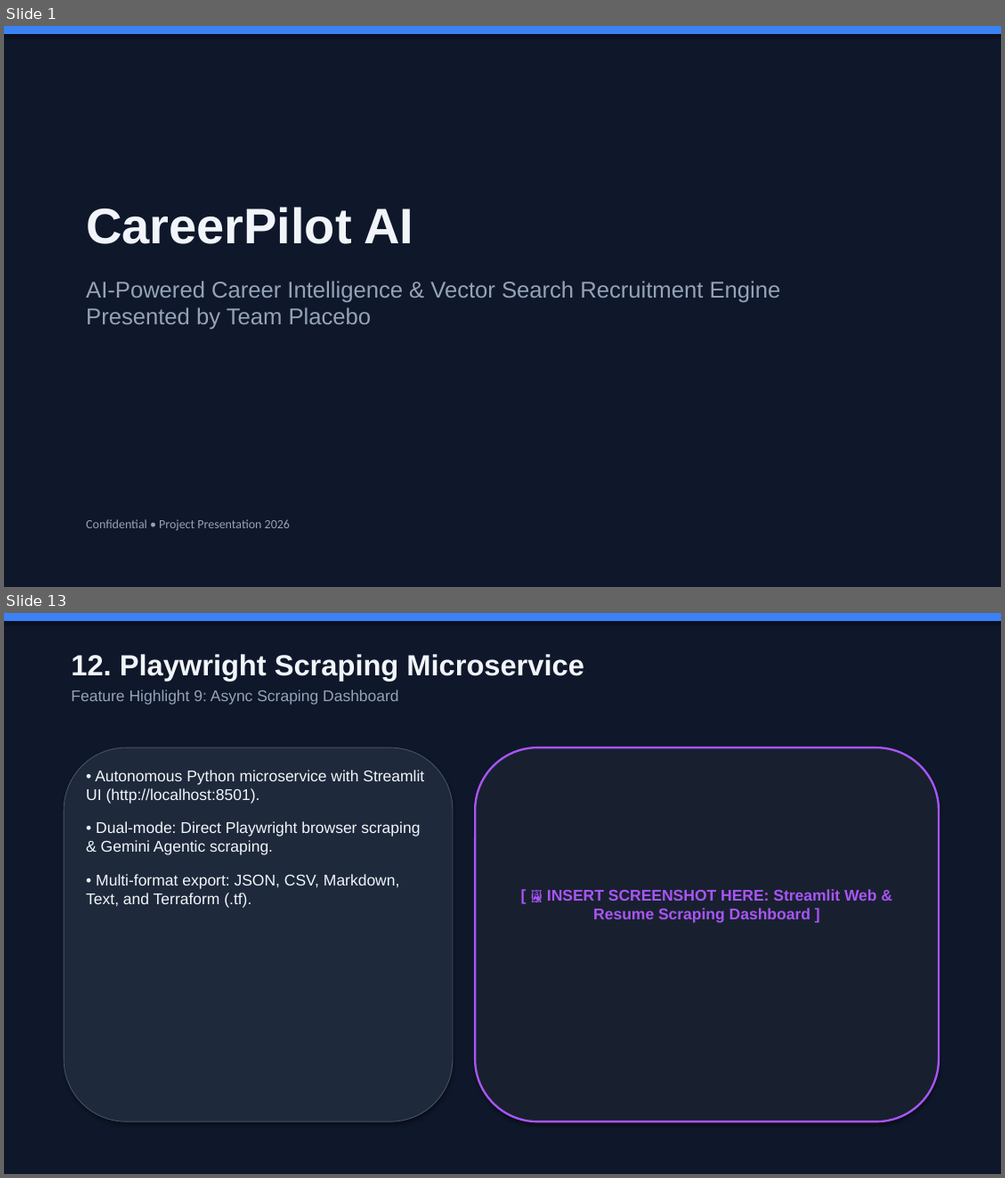
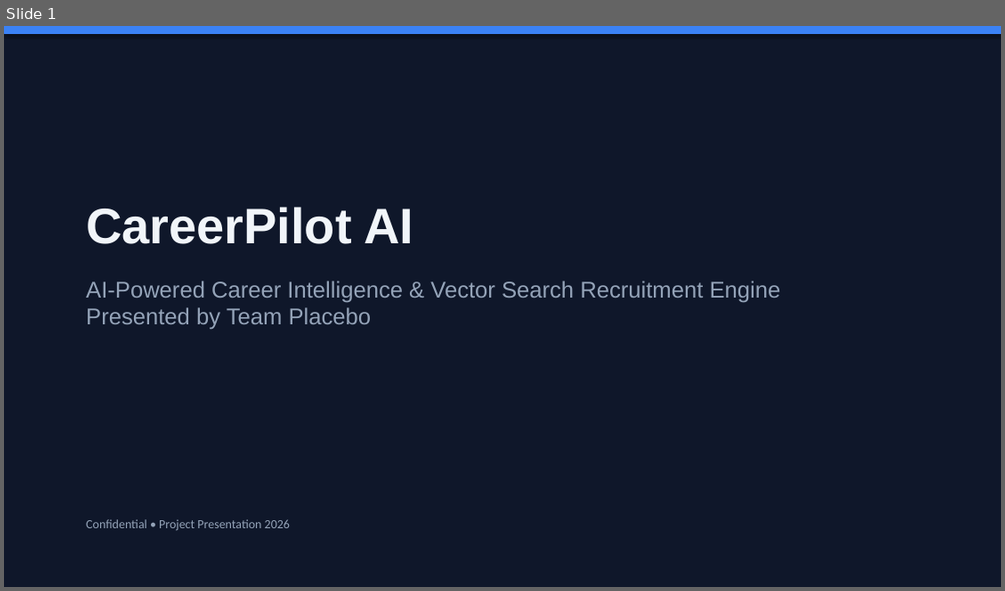
Before and after one commit to RudranshKadiveti/Team-Placebo, a slide deck: CareerPilot_AI_Presentation.pptx. Shown one above the other, each under a label of ours: slides 1 and 13 before the commit, slide 1 after it; the slides between them are not shown. The pictures are 1005x1178 and 1005x591 pixels, drawn with LibreOffice and Linux fonts; fonts in the diff are those of the drawing. Boxes give left, top, right and bottom in pixels: in the first picture for what was removed or moved away, otherwise in the second. Text is boxed around its words. In the diff, an @@ line names an element or a change of style, - is before the commit and + after.

```diff
--- a/CareerPilot_AI_Presentation.pptx
+++ b/CareerPilot_AI_Presentation.pptx
@@ slide 13 removed at <box>4,613,1001,1174</box>, background #FFFFFF @@
@@ rectangle removed at <box>4,613,1001,1174</box> @@
@@ rectangle removed at <box>4,613,1001,620</box> @@
@@ text removed at <box>71,654,584,705</box> @@
-12. Playwright Scraping Microservice
-Feature Highlight 9: Async Scraping Dashboard
@@ rounded rectangle removed at <box>64,747,453,1121</box> @@
@@ text removed at <box>86,770,424,908</box> @@
-• Autonomous Python microservice with Streamlit UI (http://localhost:8501).
-• Dual-mode: Direct Playwright browser scraping & Gemini Agentic scraping.
-• Multi-format export: JSON, CSV, Markdown, Text, and Terraform (.tf).
@@ rounded rectangle removed at <box>475,747,938,1121</box> @@
@@ text removed at <box>547,889,877,923</box> @@
-[ 🖼️ INSERT SCREENSHOT HERE: Streamlit Web & Resume Scraping Dashboard ]
```
Also in this commit, not shown: 8 slides changed, 6 slides added, 6 other slides removed, 1 other file.
